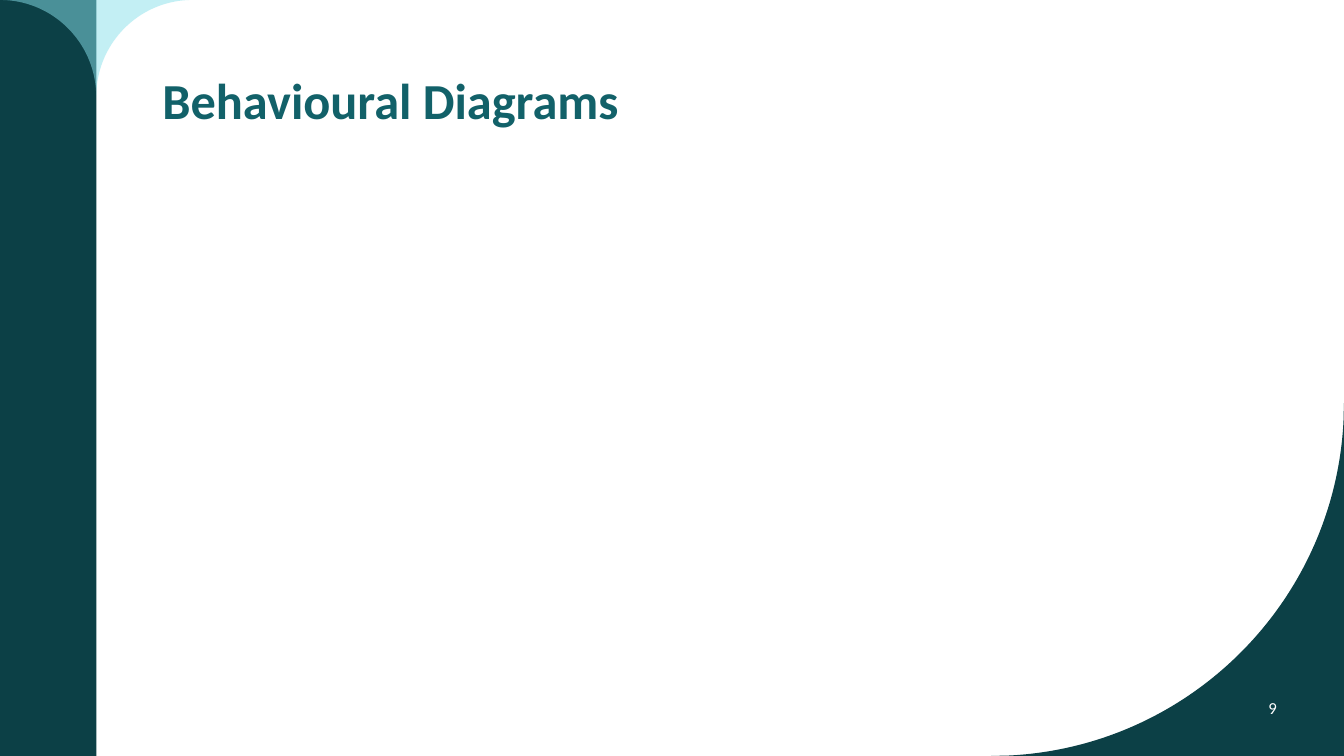
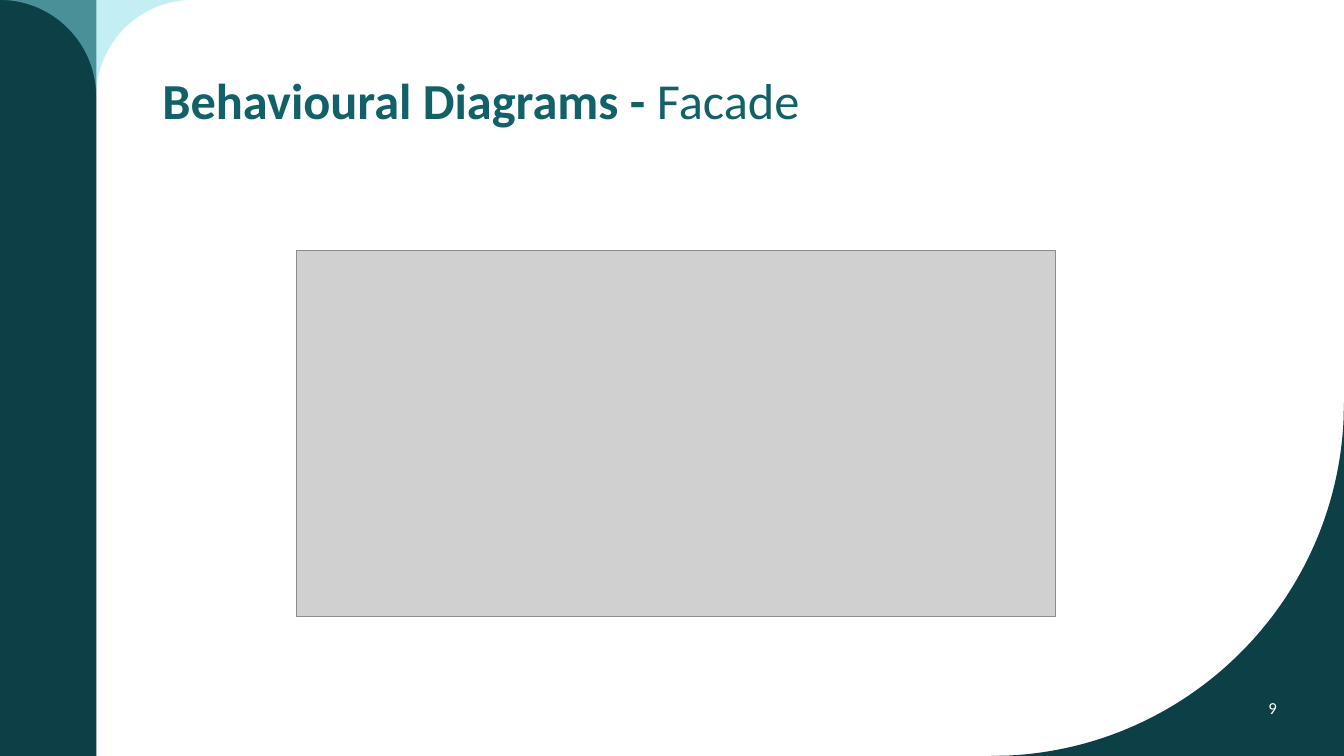
Before and after one commit to Mat6577/COS214_Practical5, a slide deck: slide 9 of docs/Practical_5_Final.pptx. Drawn at 1344x756 pixels with LibreOffice and Linux fonts; fonts in the diff are those of the drawing; grey boxes stand for pictures. Boxes give left, top, right and bottom in pixels: in the first picture for what was removed or moved away, otherwise in the second. Text is boxed around its words. In the diff, an @@ line names an element or a change of style, - is before the commit and + after.

```diff
--- a/docs/Practical_5_Final.pptx
+++ b/docs/Practical_5_Final.pptx
@@ title at (x1=162, y1=83, x2=799, y2=128): text changed @@
-Behavioural Diagrams
+Behavioural Diagrams - Facade
@@ picture added at (x1=296, y1=251, x2=1056, y2=617) @@
```
Also in this commit, not shown: 2 other slides changed, 1 other file.
